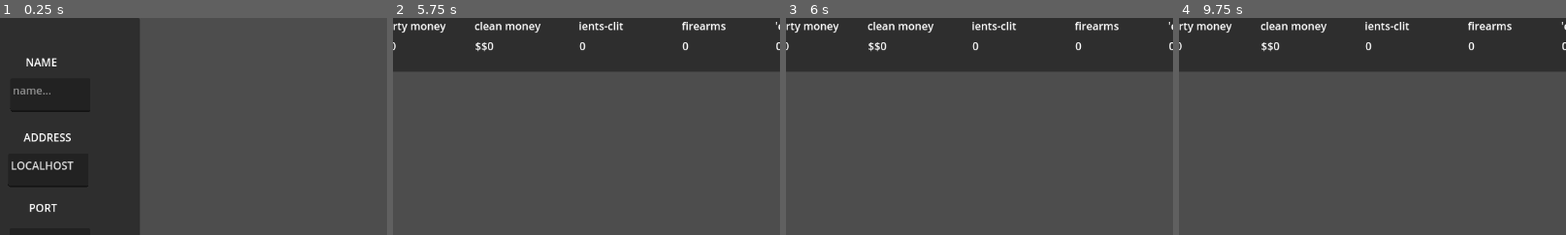
Above: before the commit, frames 1-4 (left to right).
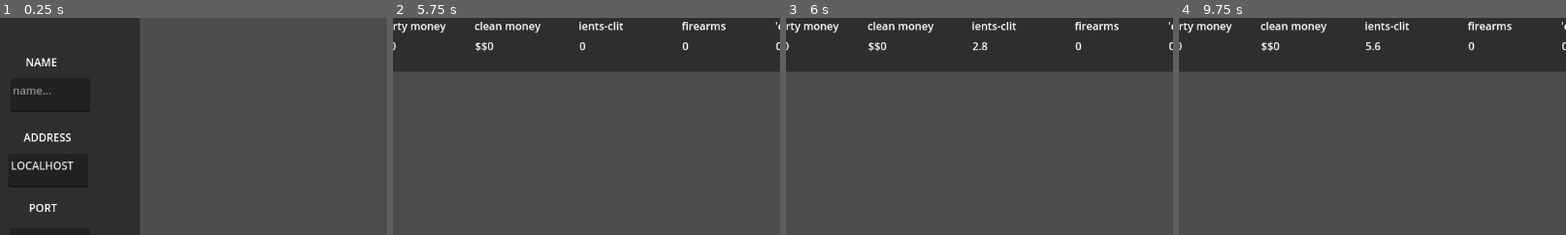
Above: after the commit, the same moments.

Repository: Khalil-Khe1/multiplayer_godot4
Game: Godot game, scene res://scenes/game.tscn
Same seed, same stepped clock (60 frames per second), same inputs: the game is played once before the commit and once after it.
Inputs (mouse positions are % of the whole screen's width and height, from its top left):
- Up to frame 1 (0.25 s): no input
- Up to frame 2 (5.75 s): click (11, 18) at 0.52 s; type "Alex" at 0.6 s; click "ttt" at 1.25 s; click "ttt" at 2 s; click "ttt" at 2.75 s; click "HOST" at 3.5 s; click "START" at 4.25 s; click (92, 68) at 5.02 s; type "12" at 5.1 s
- Up to frame 3 (6 s): click "generate" at 5.75 s
- Up to frame 4 (9.75 s): click "MOVE" at 6.5 s; click "ROLL" at 7.25 s; click "MOVE" at 8 s; click "ROLL" at 8.75 s; click "generate" at 9.5 s
The pictures show only the part of the screen within x 5-54%, y 0-50%; the shares and areas given below are measured in that part.

Frames 1-2 are identical in both runs. In frame 3, less than 0.1% of the frame differs, in the area x 48-53%, y 11-16%; in frame 4, less than 0.1%.

Commit message:
Finalized share system main functionalities

Diff:
--- a/pnl_sim/scenes/game.tscn
+++ b/pnl_sim/scenes/game.tscn
@@ -351,7 +351,7 @@
 
 [node name="Players" type="Node" parent="gamescene"]
 
-[node name="CSGBox3D" parent="gamescene/Players" instance=ExtResource("6_oqe1g")]
+[node name="default" parent="gamescene/Players" instance=ExtResource("6_oqe1g")]
 transform = Transform3D(0.016, 0, 0, 0, 0.08, 0, 0, 0, 0.016, -0.582338, 0.801398, 0.569104)
 
 [node name="CSGBox3D2" type="CSGBox3D" parent="gamescene"]
--- a/pnl_sim/scripts/game_controller.gd
+++ b/pnl_sim/scripts/game_controller.gd
@@ -89,6 +89,7 @@
 	server.get_node("control/lobby").set_visible(false)
 	server.get_node("control/game_ui").set_visible(true)
 	load_resources()
+	test_lands()
 
 func set_dice(n : int, roll : int):
 	self.get_parent().get_node("control/game_ui/roll_panel/D" + str(n)).set_texture(dice[roll])
@@ -100,9 +101,11 @@
 	self.get_parent().get_node("control/game_ui/roll_panel/howmuch").set_text(r1 + r2)
 
 func test_lands():
-	shares.assign_share(players[0], 1, shares.get_land(1))
-	shares.assign_share(players[0], 0.6, shares.get_land(3))
-	shares.assign_share(players[0], 0.4, shares.get_land(3))
+	shares.assign_share(players[1], 1, shares.find(1))
+	shares.assign_share(players[0], 0.6, shares.find(3))
+	shares.assign_share(players[1], 0.4, shares.find(3))
+	print(players[0])
 
 func _on_generate_pressed():
-	pass # Replace with function body.
+	shares.find(1).generate()
+	shares.find(3).generate()
--- a/pnl_sim/scripts/player.gd
+++ b/pnl_sim/scripts/player.gd
@@ -47,6 +47,13 @@
 
 func append_resource(res_name : String, value : float):
 	resources[res_name] = resources[res_name] + value
+	if(player_id == multiplayer.get_unique_id()):
+		update_navbar(res_name, resources[res_name])
+
+func deplete_resource(res_name : String, value : float):
+	resources[res_name] = resources[res_name] - value
+	if(player_id == multiplayer.get_unique_id()):
+		update_navbar(res_name, resources[res_name])
 
 func print_self():
 	print(self.player_id)
--- a/pnl_sim/scripts/shares.gd
+++ b/pnl_sim/scripts/shares.gd
@@ -26,15 +26,20 @@
 	land.get_owners()[player] = share
 	check_for_ownership(player, share, land)
 
-func trade_share(seller : Player, buyer : Player, share : float, land : Turf):
+func check_for_ownership(player : Player, share : float, land : Turf):
+	if(share >= 0.51):
+		land.set_land_owner(player)
+
+func trade_share(seller : Player, buyer : Player, share : float, land : Turf): #TEST THIS
 	var shares = land.get_owners()
 	shares[seller] = shares[seller] - share
 	shares[buyer] = shares[buyer] + share #check if shares[buyer] = 0 if there is no value
 	#check assigning the shares to a variable registers the update on the land's shares array
 
-func check_for_ownership(player : Player, share : float, land : Turf):
-	if(share >= 0.51):
-		land.set_land_owner(player)
+func remove_share(player : Player, land : Turf): #TEST THIS
+	for r in land.get_resources():
+		player.deplete_resource(r, land.get_resources()[r] * land.get_owners()[player])
+	land.get_owners().erase(player)
 
 func list_all() -> Array:
 	return lands
--- a/pnl_sim/scripts/turfs/turf.gd
+++ b/pnl_sim/scripts/turfs/turf.gd
@@ -29,7 +29,7 @@
 	return self.land_name
 
 func get_owners():
-	return shares
+	return self.shares
 
 func set_land_owner(player : Player):
 	self.land_owner = player
@@ -39,6 +39,9 @@
 	for k in shares.keys():
 		rest = rest - shares[k]
 	return rest
+
+func get_resources():
+	return self.resources
 
 func prepare(): #called before generate
 	pass
@@ -58,4 +61,9 @@
 		return
 	for k in resources.keys():
 		resources[k][0] = resources[k][0] + resources[k][1]
-		#supply_shares(k, resources[k][1]) #work on shares inside the player's class
+		supply_shares(k, resources[k][1])
+
+func supply_shares(res : String, value : float):
+	for s in shares:
+		var your_share : float = shares[s] * value
+		s.append_resource(res, your_share)
